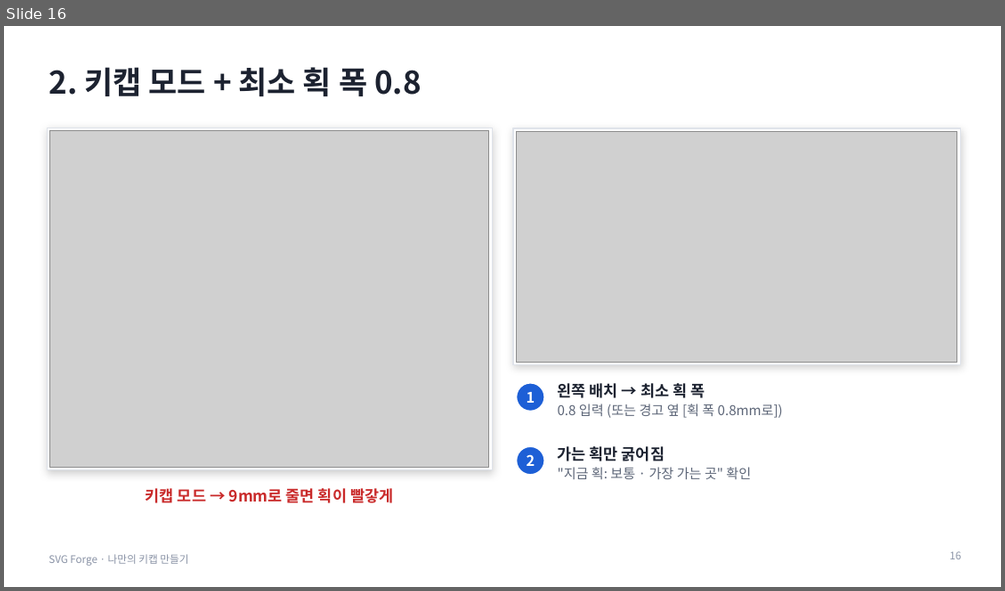
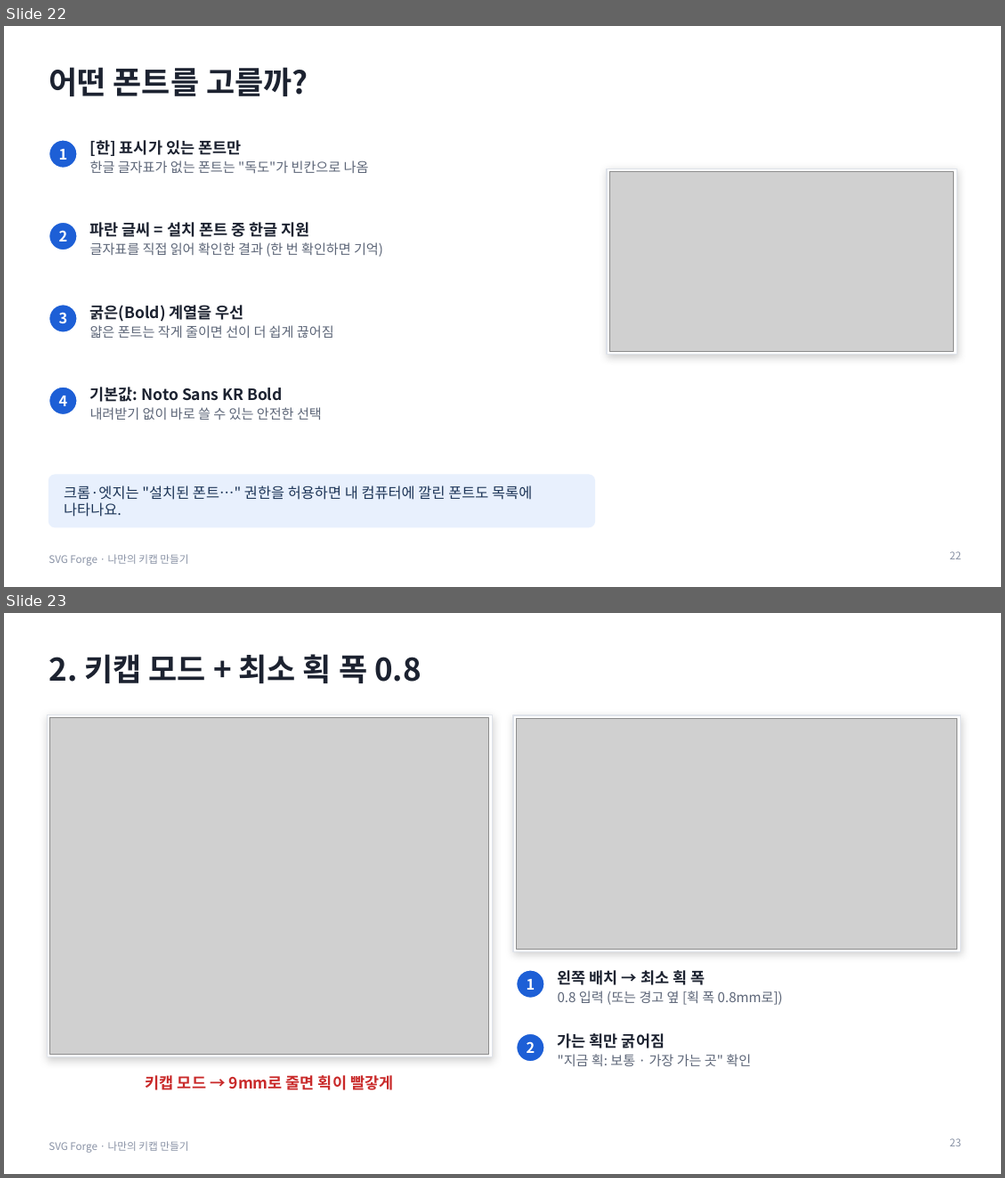
Before and after one commit to boundaryx01-uniquelife/svg-forge-01, a slide deck: docs/education/나만의-키캡-만들기.pptx. Shown one above the other, each under a label of ours: slide 16 before the commit, slides 22 and 23 after it. The pictures are 1005x591 and 1005x1178 pixels, drawn with LibreOffice and Linux fonts; fonts in the diff are those of the drawing; grey boxes stand for pictures. Boxes give left, top, right and bottom in pixels: in the first picture for what was removed or moved away, otherwise in the second. Text is boxed around its words. In the diff, an @@ line names an element or a change of style, - is before the commit and + after.

```diff
--- a/docs/education/나만의-키캡-만들기.pptx
+++ b/docs/education/나만의-키캡-만들기.pptx
@@ slide 22 added at (4,26,1001,587), background #FFFFFF; not listed: 1 template element that a slide beside it also shows @@
@@ title added at (48,67,308,96), 30 pt, text #1C2230, bold @@
+어떤 폰트를 고를까?
@@ ellipse added at (48,140,77,168), fill #1D5FD6, outline #FFFFFF 1.5 pt @@
@@ text added at (59,149,68,160), 14 pt, text #FFFFFF, bold @@
+1
@@ text added at (90,140,369,174), 13 pt, text #5D6678 @@
+[한] 표시가 있는 폰트만
+한글 글자표가 없는 폰트는 "독도"가 빈칸으로 나옴
@@ rectangle added at (607,168,956,354), fill #FFFFFF, outline #DFE3EA 1 pt @@
@@ picture added at (610,172,954,351) @@
@@ ellipse added at (48,222,77,250), fill #1D5FD6, outline #FFFFFF 1.5 pt @@
@@ text added at (59,230,68,241), 14 pt, text #FFFFFF, bold @@
+2
@@ text added at (90,222,383,257), 13 pt, text #5D6678 @@
+파란 글씨 = 설치 폰트 중 한글 지원
+글자표를 직접 읽어 확인한 결과 (한 번 확인하면 기억)
@@ ellipse added at (48,305,77,332), fill #1D5FD6, outline #FFFFFF 1.5 pt @@
@@ text added at (59,312,68,323), 14 pt, text #FFFFFF, bold @@
+3
@@ text added at (90,305,334,338), 13 pt, text #5D6678 @@
+굵은(Bold) 계열을 우선
+얇은 폰트는 작게 줄이면 선이 더 쉽게 끊어짐
@@ ellipse added at (48,386,77,415), fill #1D5FD6, outline #FFFFFF 1.5 pt @@
@@ text added at (59,395,68,406), 14 pt, text #FFFFFF, bold @@
+4
@@ text added at (90,386,322,419), 15 pt, text #1C2230, bold @@
+기본값: Noto Sans KR Bold
+내려받기 없이 바로 쓸 수 있는 안전한 선택
@@ rounded rectangle added at (48,475,595,527), fill #E8F0FD, outline #E8F0FD 1 pt @@
@@ text added at (64,485,532,516), 14 pt, text #1D3557 @@
+크롬·엣지는 "설치된 폰트…" 권한을 허용하면 내 컴퓨터에 깔린 폰트도 목록에 나타나요.
@@ page number added at (949,551,961,559), 10 pt, text #8A93A6 @@
+22
@@ what was slide 16 is now slide 23 @@
@@ page number at (949,1138,961,1146): text changed @@
-16
+23
```
Also in this commit, not shown: 1 slide changed, 11 other slides added, 2 other files.
